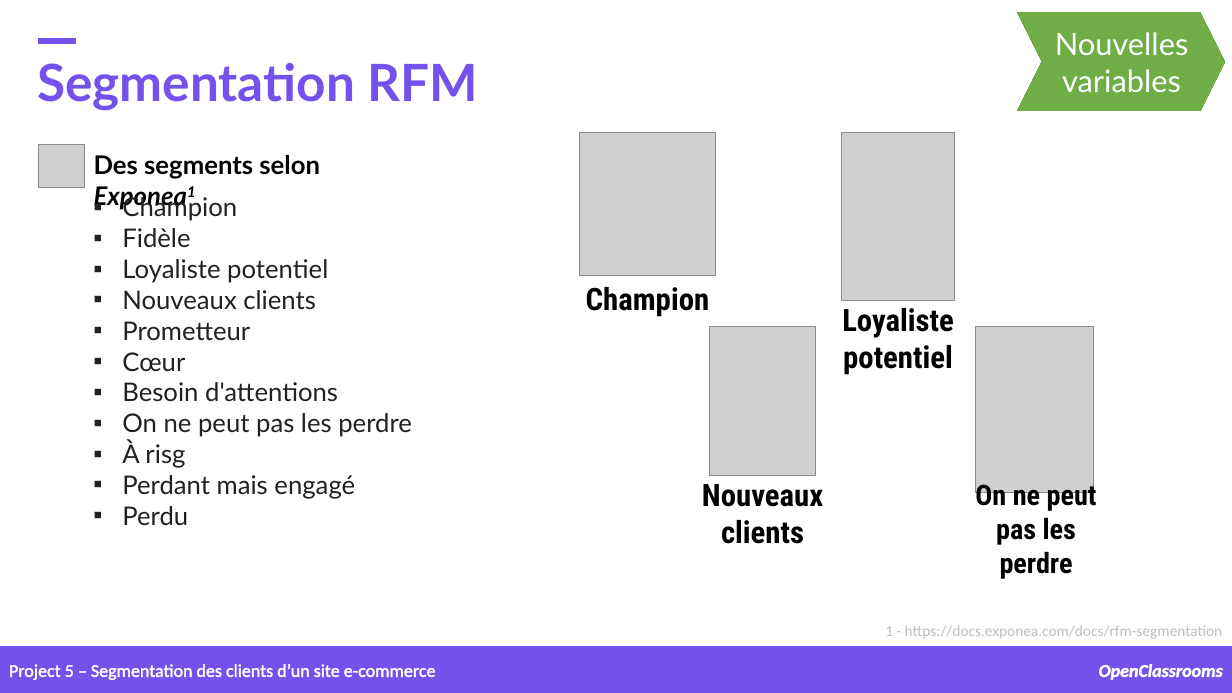
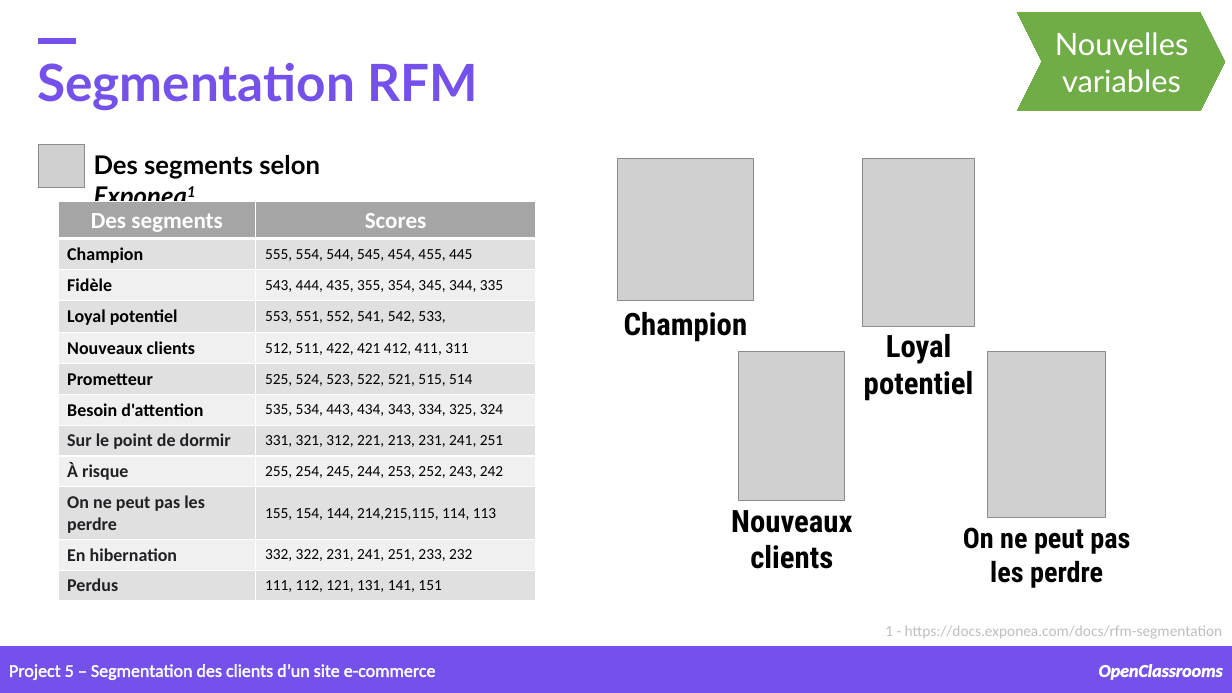
Before and after one commit to samirhinojosa/OC-P5-segment-customers-of-website, a slide deck: slide 19 of supports/P5_presentation v2.pptx (slide 18 before the commit). Drawn at 1232x693 pixels with LibreOffice and Linux fonts; fonts in the diff are those of the drawing; grey boxes stand for pictures; background and template pictures are left out. Boxes give left, top, right and bottom in pixels: in the first picture for what was removed or moved away, otherwise in the second. Text is boxed around its words. In the diff, an @@ line names an element or a change of style, - is before the commit and + after.

```diff
--- a/supports/P5_presentation v2.pptx
+++ b/supports/P5_presentation v2.pptx
@@ picture: place and size @@
-picture at <box>580,133,715,275</box>
+picture at <box>618,158,753,300</box>
@@ picture: place and size @@
-picture at <box>842,133,954,301</box>
+picture at <box>862,158,974,326</box>
@@ table added at <box>58,201,536,601</box>, 12 rows, 2 columns @@
+Des segments | Scores
+Champion | 555, 554, 544, 545, 454, 455, 445
+Fidèle | 543, 444, 435, 355, 354, 345, 344, 335
+Loyal potentiel | 553, 551, 552, 541, 542, 533,
+Nouveaux clients | 512, 511, 422, 421 412, 411, 311
+Prometteur | 525, 524, 523, 522, 521, 515, 514
+Besoin d'attention | 535, 534, 443, 434, 343, 334, 325, 324
+Sur le point de dormir | 331, 321, 312, 221, 213, 231, 241, 251
+À risque | 255, 254, 245, 244, 253, 252, 243, 242
+On ne peut pas les perdre | 155, 154, 144, 214,215,115, 114, 113
+En hibernation | 332, 322, 231, 241, 251, 233, 232
+Perdus | 111, 112, 121, 131, 141, 151
@@ text removed at <box>122,195,412,525</box> @@
-▪ Champion
-▪ Fidèle
-▪ Loyaliste potentiel
-▪ Nouveaux clients
-▪ Prometteur
-▪ Cœur
-▪ Besoin d'attentions
-▪ On ne peut pas les perdre
-▪ À risg
-▪ Perdant mais engagé
-▪ Perdu
@@ text "Champion": place and size @@
-text "Champion" at <box>586,287,710,317</box>
+text "Champion" at <box>624,312,748,342</box>
@@ picture: place and size @@
-picture at <box>710,326,815,475</box>
+picture at <box>739,352,845,501</box>
@@ text at <box>864,334,974,401</box>: text changed @@
-Loyaliste potentiel
+Loyal potentiel
@@ picture: place and size @@
-picture at <box>976,326,1093,493</box>
+picture at <box>988,352,1105,518</box>
@@ text "Nouveaux clients": place and size @@
-text "Nouveaux clients" at <box>702,484,823,544</box>
+text "Nouveaux clients" at <box>731,510,852,569</box>
@@ text "On ne peut pas les ..." rewrapped from <box>975,479,1097,579</box> to <box>963,527,1130,588</box> @@
```
Also in this commit, not shown: 24 other slides changed, 1 slide added, 3 other files.
